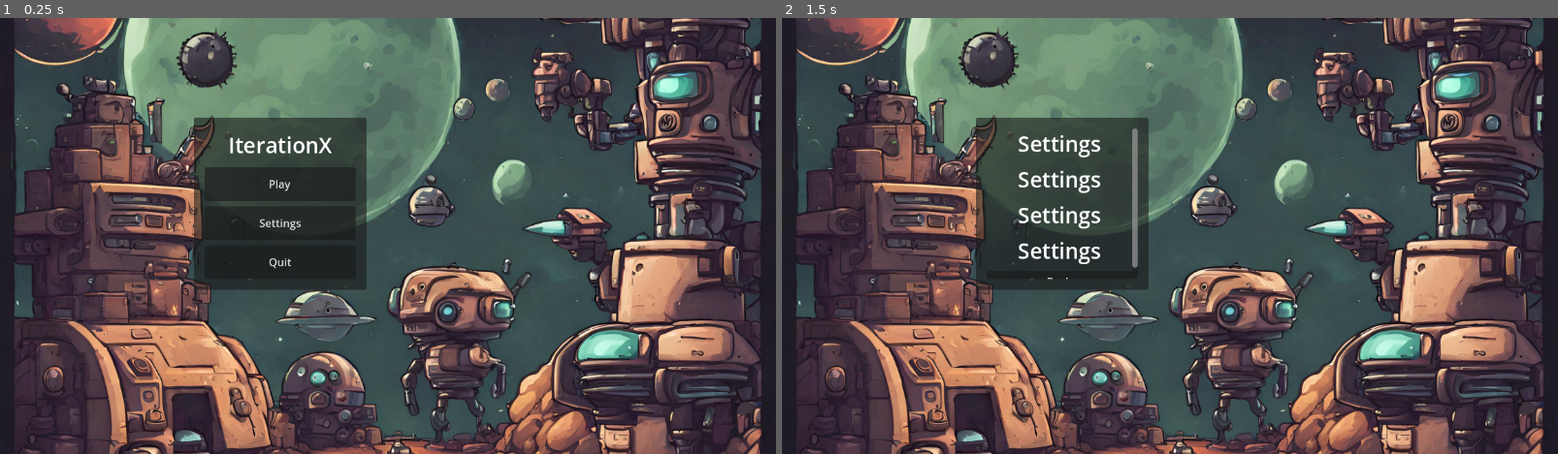
Above: before the commit, frames 1-2 (left to right).
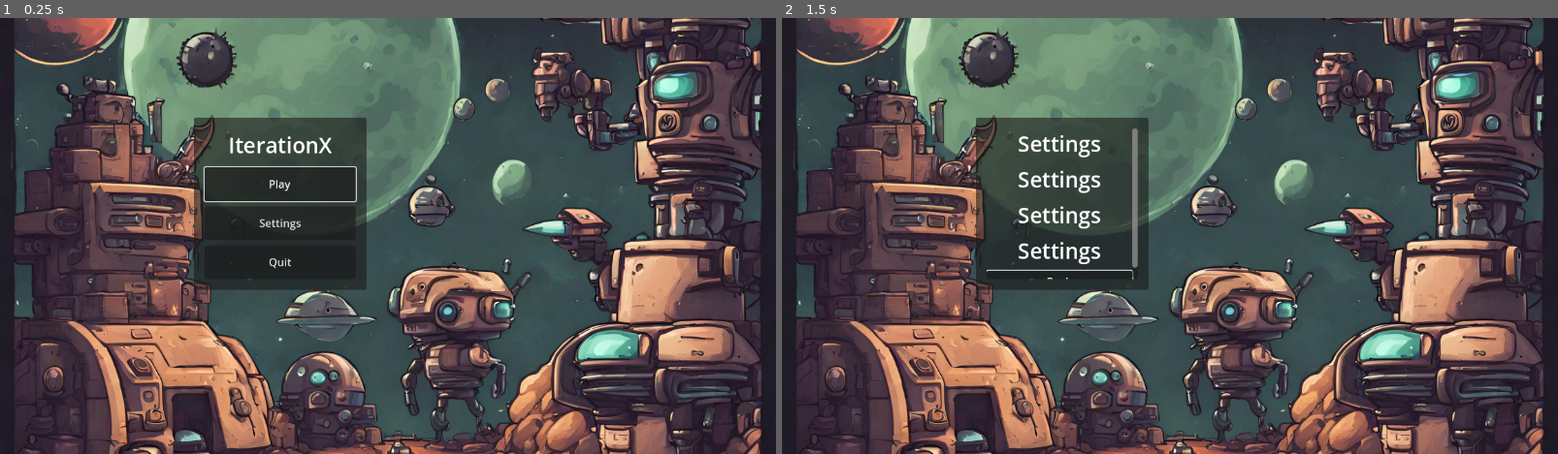
Above: after the commit, the same moments.

Repository: AlexandruPites/IterationX
Game: Godot game, scene res://main_menu.tscn
Same seed, same stepped clock (60 frames per second), same inputs: the game is played once before the commit and once after it.
Inputs:
- Up to frame 1 (0.25 s): no input
- Up to frame 2 (1.5 s): click "Settings" at 0.5 s; click "Back" at 1.25 s

The runs differ from the first frame. In frame 1, 0.2% of the frame differs, in the area x 26-46%, y 34-43%; in frame 2, less than 0.1%.

Commit message:
Working controller except scrollbars

Diff:
--- a/game_over_screen.tscn
+++ b/game_over_screen.tscn
@@ -1,7 +1,8 @@
-[gd_scene load_steps=5 format=3 uid="uid://b2qui0ahetuyy"]
+[gd_scene load_steps=6 format=3 uid="uid://b2qui0ahetuyy"]
 
 [ext_resource type="Script" path="res://scripts/game_over_screen.gd" id="1_4utlk"]
 [ext_resource type="FontFile" uid="uid://ch4eyovb85f2h" path="res://VCR_OSD_MONO_1.001.ttf" id="2_4v8wo"]
+[ext_resource type="Script" path="res://scripts/ButtonGrab.gd" id="3_j8xcy"]
 
 [sub_resource type="StyleBoxFlat" id="StyleBoxFlat_sur0g"]
 bg_color = Color(0.635294, 0.211765, 0.211765, 1)
@@ -69,6 +70,7 @@
 theme_override_fonts/font = ExtResource("2_4v8wo")
 theme_override_font_sizes/font_size = 48
 text = "Return to main menu"
+script = ExtResource("3_j8xcy")
 
 [node name="Quit" type="Button" parent="Panel"]
 layout_mode = 1
--- a/main_menu.tscn
+++ b/main_menu.tscn
@@ -1,7 +1,8 @@
-[gd_scene load_steps=3 format=3 uid="uid://bm3hvuynnjll4"]
+[gd_scene load_steps=4 format=3 uid="uid://bm3hvuynnjll4"]
 
 [ext_resource type="Texture2D" uid="uid://cctsfl71n878m" path="res://images/main-menu-background.png" id="1_8dc4l"]
 [ext_resource type="Script" path="res://scripts/CanvasLayer.gd" id="2_x64re"]
+[ext_resource type="Script" path="res://scripts/ButtonGrab.gd" id="3_ry2a3"]
 
 [node name="MainMenu" type="Node"]
 
@@ -64,6 +65,7 @@
 layout_mode = 2
 size_flags_vertical = 3
 text = "Play"
+script = ExtResource("3_ry2a3")
 
 [node name="ButtonSettings" type="Button" parent="CanvasLayer/Main/CenterContainer/PanelContainer/MarginContainer/VBoxContainer"]
 layout_mode = 2
--- a/project.godot
+++ b/project.godot
@@ -31,6 +31,14 @@
 
 [input]
 
+ui_accept={
+"deadzone": 0.5,
+"events": [Object(InputEventKey,"resource_local_to_scene":false,"resource_name":"","device":0,"window_id":0,"alt_pressed":false,"shift_pressed":false,"ctrl_pressed":false,"meta_pressed":false,"pressed":false,"keycode":4194309,"physical_keycode":0,"key_label":0,"unicode":0,"echo":false,"script":null)
+, Object(InputEventKey,"resource_local_to_scene":false,"resource_name":"","device":0,"window_id":0,"alt_pressed":false,"shift_pressed":false,"ctrl_pressed":false,"meta_pressed":false,"pressed":false,"keycode":4194310,"physical_keycode":0,"key_label":0,"unicode":0,"echo":false,"script":null)
+, Object(InputEventKey,"resource_local_to_scene":false,"resource_name":"","device":0,"window_id":0,"alt_pressed":false,"shift_pressed":false,"ctrl_pressed":false,"meta_pressed":false,"pressed":false,"keycode":32,"physical_keycode":0,"key_label":0,"unicode":32,"echo":false,"script":null)
+, Object(InputEventJoypadButton,"resource_local_to_scene":false,"resource_name":"","device":-1,"button_index":0,"pressure":0.0,"pressed":true,"script":null)
+]
+}
 ui_left={
 "deadzone": 0.5,
 "events": [Object(InputEventKey,"resource_local_to_scene":false,"resource_name":"","device":0,"window_id":0,"alt_presse …(181 unchanged characters)…
--- a/scenes/pause_screen.tscn
+++ b/scenes/pause_screen.tscn
@@ -1,7 +1,8 @@
-[gd_scene load_steps=5 format=3 uid="uid://c4oh0fupwk5ij"]
+[gd_scene load_steps=6 format=3 uid="uid://c4oh0fupwk5ij"]
 
 [ext_resource type="Script" path="res://scripts/pause_screen.gd" id="1_q6wqc"]
 [ext_resource type="FontFile" uid="uid://ch4eyovb85f2h" path="res://VCR_OSD_MONO_1.001.ttf" id="2_ct22q"]
+[ext_resource type="Script" path="res://scripts/ButtonGrab.gd" id="3_l65na"]
 
 [sub_resource type="StyleBoxFlat" id="StyleBoxFlat_sur0g"]
 bg_color = Color(0, 0.211765, 0.211765, 1)
@@ -175,6 +176,7 @@
 theme_override_fonts/font = ExtResource("2_ct22q")
 theme_override_font_sizes/font_size = 48
 text = "Resume"
+script = ExtResource("3_l65na")
 
 [node name="Save" type="Button" parent="ColorRect/Panel"]
 layout_mode = 1
--- /dev/null
+++ b/scripts/ButtonGrab.gd
@@ -0,0 +1,6 @@
+extends Button
+
+
+# Called when the node enters the scene tree for the first time.
+func _ready() -> void:
+	grab_focus.call_deferred()
--- a/scripts/CanvasLayer.gd
+++ b/scripts/CanvasLayer.gd
@@ -2,7 +2,8 @@
 @onready var settings: Control = $Settings
 @onready var main_menu: Control = $Main
 
-
+@onready var button_back: Button = $Settings/CenterContainer/PanelContainer/MarginContainer/ScrollContainer/VBoxContainer/ButtonBack
+@onready var button_play: Button = $Main/CenterContainer/PanelContainer/MarginContainer/VBoxContainer/ButtonPlay
 
 # Called when the node enters the scene tree for the first time.
 func _ready() -> void:
@@ -14,7 +15,6 @@
 	pass
 
 
-
 func _on_button_play_pressed() -> void:
 	get_tree().change_scene_to_file("res://main.tscn")
 
@@ -22,6 +22,7 @@
 func _on_button_settings_pressed() -> void:
 	main_menu.visible = false
 	settings.visible = true
+	button_back.grab_focus.call_deferred()
 
 
 func _on_button_quit_pressed() -> void:
@@ -32,3 +33,4 @@
 func _on_button_back_pressed() -> void:
 	main_menu.visible = true
 	settings.visible = false
+	button_play.grab_focus.call_deferred()
--- a/scripts/pause_screen.gd
+++ b/scripts/pause_screen.gd
@@ -2,6 +2,9 @@
 
 @onready var settings: Control = $ColorRect/Settings
 @onready var panel: Panel = $ColorRect/Panel
+
+@onready var button_back: Button = $ColorRect/Settings/CenterContainer/PanelContainer/MarginContainer/ScrollContainer/VBoxContainer/ButtonBack
+@onready var resume: Button = $ColorRect/Panel/Resume
 
 func _ready() -> void:
 	process_mode = Node.PROCESS_MODE_WHEN_PAUSED
@@ -14,6 +17,7 @@
 func _on_settings_pressed() -> void:
 	panel.visible = false
 	settings.visible = true
+	button_back.grab_focus.call_deferred()
 
 
 func _on_resume_pressed() -> void:
@@ -29,3 +33,4 @@
 func _on_button_back_pressed() -> void:
 	settings.visible = false
 	panel.visible = true
+	resume.grab_focus.call_deferred()
